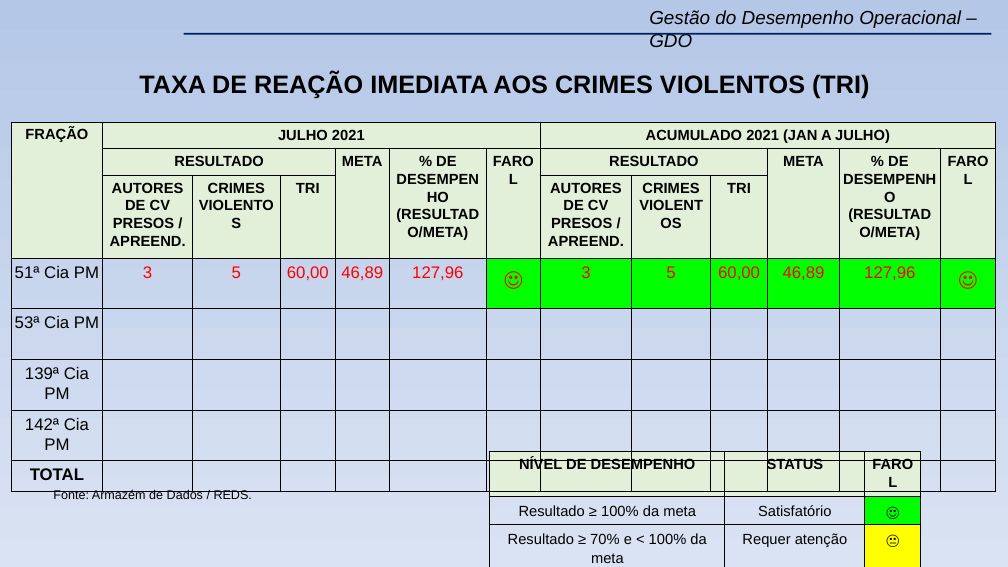
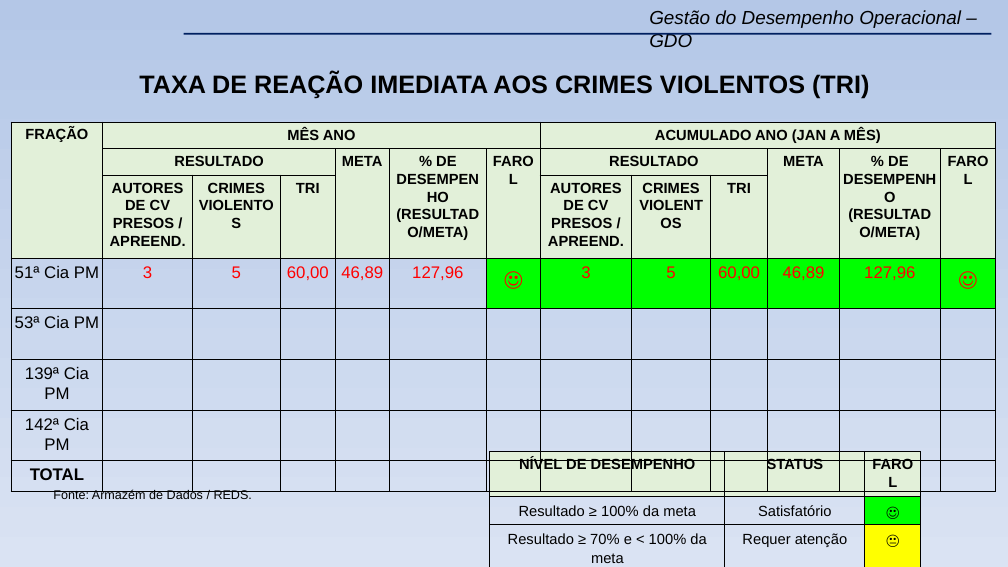
Before and after one commit to WENDEL4891/apresentacao_gdo, a slide deck: slide 13 of files/2021/7/GDO 23º BPM - JULHO-2021.pptx. Drawn at 1008x567 pixels with LibreOffice and Linux fonts; fonts in the diff are those of the drawing; background and template pictures are left out. Boxes give left, top, right and bottom in pixels: in the first picture for what was removed or moved away, otherwise in the second. Text is boxed around its words. In the diff, an @@ line names an element or a change of style, - is before the commit and + after.

```diff
--- a/files/2021/7/GDO 23º BPM - JULHO-2021.pptx
+++ b/files/2021/7/GDO 23º BPM - JULHO-2021.pptx
@@ table at <box>11,123,997,490</box> @@
-row 1, column 2: JULHO 2021
+row 1, column 2: MÊS ANO
-row 1, column 8: ACUMULADO 2021 (JAN A JULHO)
+row 1, column 8: ACUMULADO ANO (JAN A MÊS)
```
Also in this commit, not shown: 9 other slides changed, 3 other files.
